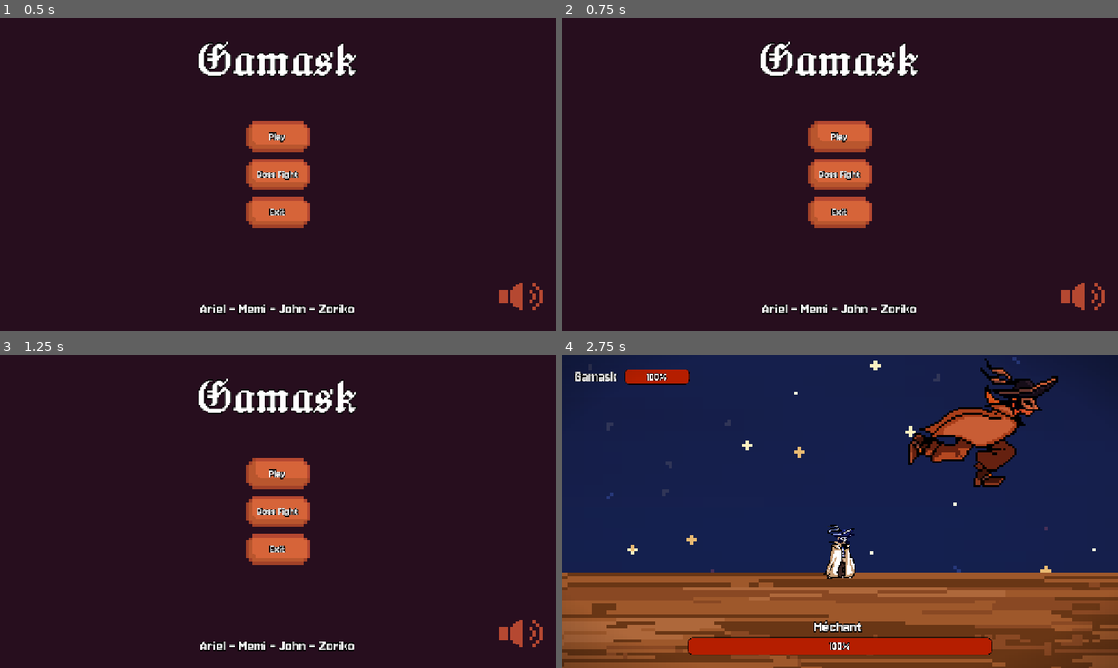
Above: before the commit, frames 1-4 (two rows, left to right).
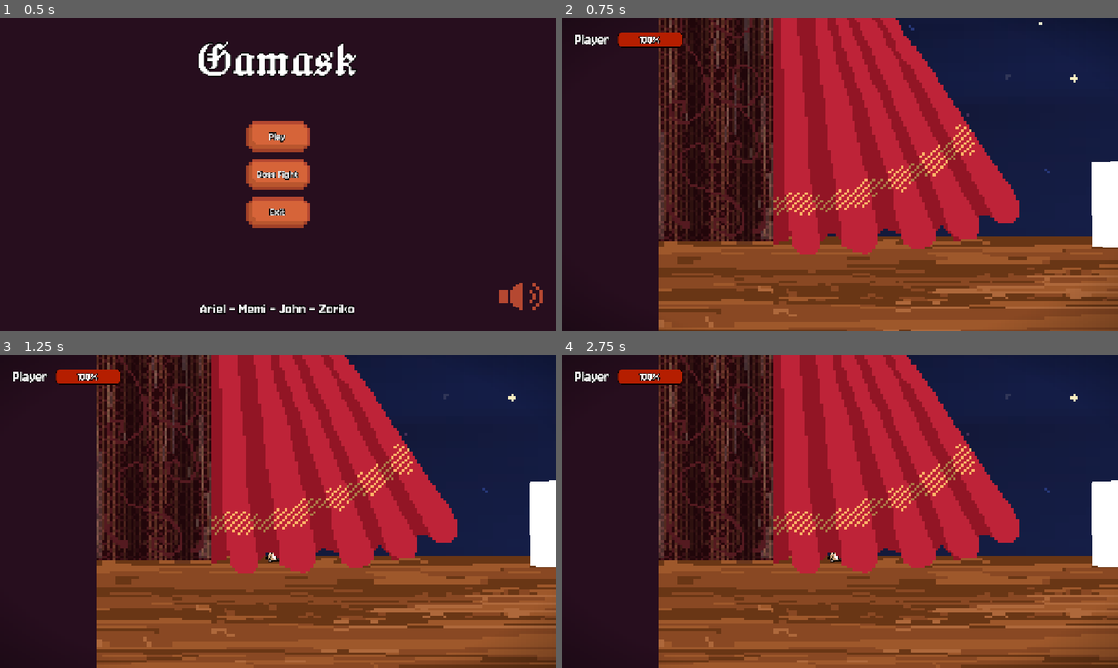
Above: after the commit, the same moments.

Repository: Jeremy-81/GamaBanda
Game: Godot game, scene res://scenes/menu/menu.tscn
Same seed, same stepped clock (60 frames per second), same inputs: the game is played once before the commit and once after it.
Inputs (mouse positions are in pixels of both pictures, inside the frame that each line leads up to):
- Up to frame 1 (0.5 s): no input
- Up to frame 2 (0.75 s): click "Play" at 0.5 s
- Up to frame 3 (1.25 s): no input
- Up to frame 4 (2.75 s): click (840, 473) at 1.25 s, where only the run before the commit has a clickable "Play"; click (840, 511) at 2 s, where only the run before the commit has a clickable "Boss Fight"

Frame 1 is identical in both runs. In frame 2, 75% of the frame differs, in the area x 2-100%, y 0-100%; in frame 3, 76%; in frame 4, 78%, in the area x 0-100%, y 0-100%.
Error before the commit: Parse Error: Used space character for indentation instead of tab as used before in the file. (res://scenes/levels/backstage_1/backstage_1.gd:102)

Commit message:
Fixed backstage scene

Diff:
--- a/scenes/levels/backstage_1/backstage_1.gd
+++ b/scenes/levels/backstage_1/backstage_1.gd
@@ -100,5 +100,5 @@
 func _on_mannequin_fell():
 	$CanvasLayer/ExtraGUI/ChargeAttackTutorialLabel.hide();
 	current_tutorial = TUTORIAL_TYPE.NONE;
-    get_tree().change_scene_to_file("res://scenes/boss_fight.tscn");
+	get_tree().change_scene_to_file("res://scenes/boss_fight.tscn");
 	pass;
--- a/scenes/levels/backstage_1/backstage_1.tscn
+++ b/scenes/levels/backstage_1/backstage_1.tscn
@@ -2,10 +2,15 @@
 
 [ext_resource type="Script" uid="uid://dvrldnci314mb" path="res://scenes/levels/backstage_1/backstage_1.gd" id="1_ebnwq"]
 [ext_resource type="PackedScene" uid="uid://btg0d1sc8nd3r" path="res://scenes/objects/player/player.tscn" id="1_q63md"]
-[ext_resource type="Texture2D" uid="uid://nm4yqiia8lqm" path="res://assets/Cajaa.png" id="5_xf48k"]
+[ext_resource type="Texture2D" uid="uid://5ap15b3gcb8f" path="res://assets/pixel_art_large.png" id="2_adyqv"]
+[ext_resource type="Texture2D" uid="uid://ch3u5d7uuc0fw" path="res://assets/Stars_bg_total.png" id="2_wofeq"]
+[ext_resource type="Texture2D" uid="uid://bchj10suhlit2" path="res://assets/level/floor.png" id="3_7k31f"]
+[ext_resource type="Texture2D" uid="uid://brslvtbp3rqb6" path="res://assets/level/frame_off.png" id="4_rlj65"]
+[ext_resource type="Texture2D" uid="uid://56cat0h7lfsa" path="res://assets/level/frame_on.png" id="5_rlj65"]
 [ext_resource type="Theme" uid="uid://duj7cgl0u7wd3" path="res://ressources/theme.tres" id="6_pt1xq"]
 [ext_resource type="PackedScene" uid="uid://bo8pyxkcykbab" path="res://scenes/game_interface.tscn" id="6_xf48k"]
 [ext_resource type="PackedScene" uid="uid://dmbm5qq510rig" path="res://scenes/objects/mannequin/mannequin.tscn" id="7_pt1xq"]
+[ext_resource type="Texture2D" uid="uid://d0lutbm07fgry" path="res://assets/Cortina_close.png" id="10_wofeq"]
 
 [sub_resource type="Animation" id="Animation_rlj65"]
 length = 0.001
@@ -38,14 +43,14 @@
 "values": [Color(1, 1, 1, 1), Color(1, 1, 1, 0), Color(1, 1, 1, 1)]
 }
 
-[sub_resource type="AnimationLibrary" id="AnimationLibrary_pt1xq"]
+[sub_resource type="AnimationLibrary" id="AnimationLibrary_adyqv"]
 _data = {
 &"RESET": SubResource("Animation_rlj65"),
 &"frame_blink": SubResource("Animation_xf48k")
 }
 
 [sub_resource type="RectangleShape2D" id="RectangleShape2D_rlj65"]
-size = Vector2(326, 61)
+size = Vector2(418, 109)
 
 [sub_resource type="RectangleShape2D" id="RectangleShape2D_pt1xq"]
 size = Vector2(155, 43)
@@ -53,11 +58,35 @@
 [sub_resource type="LabelSettings" id="LabelSettings_rlj65"]
 font_size = 60
 
-[sub_resource type="RectangleShape2D" id="RectangleShape2D_rlj65"]
-size = Vector2(418, 109)
-
 [node name="Backstage1" type="Node" unique_id=192916966]
 script = ExtResource("1_ebnwq")
+
+[node name="ColorRect" type="ColorRect" parent="." unique_id=780349027]
+offset_left = -3869.0
+offset_top = -2082.0
+offset_right = 4240.0
+offset_bottom = 2207.0
+color = Color(0.15294118, 0.05490196, 0.11764706, 1)
+
+[node name="TextureRect" type="TextureRect" parent="." unique_id=1237037333]
+offset_left = -2548.0
+offset_top = -1286.0
+offset_right = 2401.0
+offset_bottom = 728.0
+texture = ExtResource("2_adyqv")
+
+[node name="Back" type="Parallax2D" parent="." unique_id=717064075]
+metadata/_edit_lock_ = true
+
+[node name="FrameOn4" type="Sprite2D" parent="Back" unique_id=45462653]
+scale = Vector2(4, 4)
+texture = ExtResource("2_wofeq")
+flip_h = true
+
+[node name="Sprite2D" type="Sprite2D" parent="Back" unique_id=186640609]
+scale = Vector2(4, 4)
+texture = ExtResource("3_7k31f")
+metadata/_edit_lock_ = true
 
 [node name="Player" parent="." unique_id=2105575625 instance=ExtResource("1_q63md")]
 position = Vector2(-2004, 405)
@@ -82,30 +111,32 @@
 [node name="Polygon2D4" type="Polygon2D" parent="StaticPlatforms" unique_id=1525410370]
 polygon = PackedVector2Array(-223, -5, 593, -4, 540, 81, -140, 79, -144, 278, -222, 278, -221, 201)
 
-[node name="Back" type="Parallax2D" parent="." unique_id=1750456039]
-metadata/_edit_lock_ = true
-
-[node name="Sprite2D" type="Sprite2D" parent="Back" unique_id=913168728]
-scale = Vector2(4, 4)
-texture = ExtResource("3_7k31f")
-metadata/_edit_lock_ = true
-
-[node name="Front" type="Parallax2D" parent="." unique_id=1986818313]
-metadata/_edit_lock_ = true
-
-[node name="FrameOff" type="Sprite2D" parent="Front" unique_id=231921046]
+[node name="Front" type="Parallax2D" parent="." unique_id=2057769260]
+metadata/_edit_lock_ = true
+
+[node name="FrameOff" type="Sprite2D" parent="Front" unique_id=245275545]
 scale = Vector2(4, 4)
 texture = ExtResource("4_rlj65")
 metadata/_edit_lock_ = true
 
-[node name="FrameOn" type="Sprite2D" parent="Front" unique_id=1758273274]
+[node name="FrameOn" type="Sprite2D" parent="Front" unique_id=227452257]
 modulate = Color(1, 1, 1, 0)
 scale = Vector2(4, 4)
 texture = ExtResource("5_rlj65")
 metadata/_edit_lock_ = true
 
-[node name="AnimationPlayer" type="AnimationPlayer" parent="Front" unique_id=951855509]
-libraries/ = SubResource("AnimationLibrary_pt1xq")
+[node name="FrameOn2" type="Sprite2D" parent="Front" unique_id=692684447]
+scale = Vector2(4, 4)
+texture = ExtResource("10_wofeq")
+metadata/_edit_lock_ = true
+
+[node name="FrameOn3" type="Sprite2D" parent="Front" unique_id=1152842128]
+scale = Vector2(4, 4)
+texture = ExtResource("10_wofeq")
+flip_h = true
+
+[node name="AnimationPlayer" type="AnimationPlayer" parent="Front" unique_id=868786463]
+libraries/ = SubResource("AnimationLibrary_adyqv")
 
 [node name="HandFallTimer" type="Timer" parent="." unique_id=8882749]
 wait_time = 2.0
